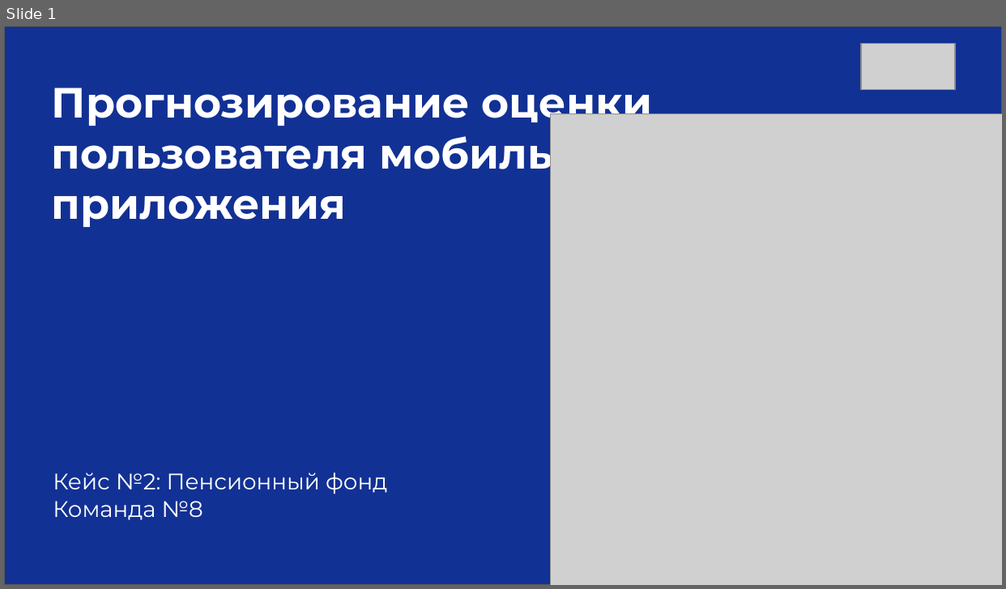
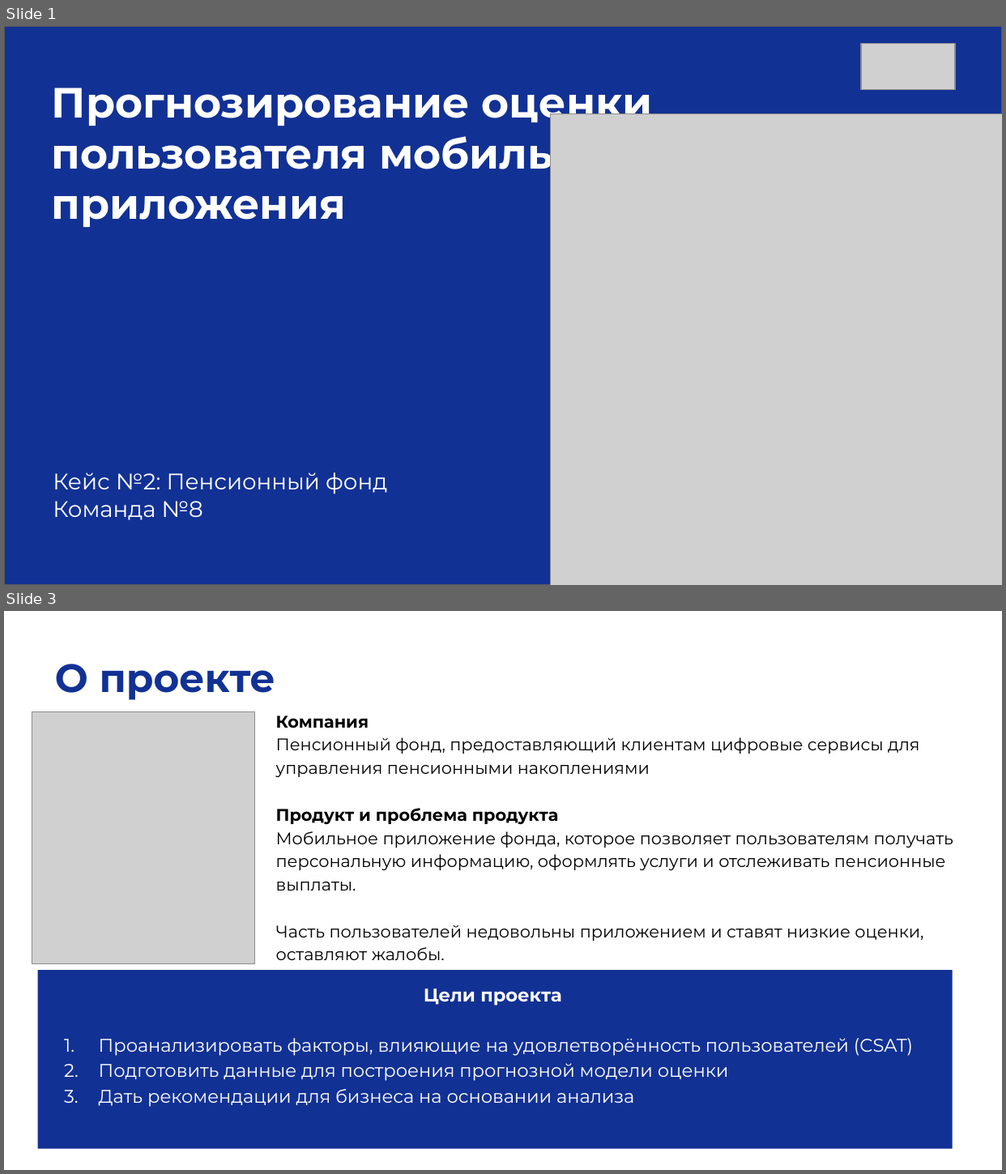
Before and after one commit to smirnoffmg/team-8-case-2, a slide deck: Презентация_CSAT_Команда8.pptx. Shown one above the other, each under a label of ours: slide 1 before the commit, slides 1 and 3 after it; the slides between them are not shown. The pictures are 1006x589 and 1006x1174 pixels, drawn with LibreOffice and Linux fonts; fonts in the diff are those of the drawing; grey boxes stand for pictures. Boxes give left, top, right and bottom in pixels: in the first picture for what was removed or moved away, otherwise in the second. Text is boxed around its words. In the diff, an @@ line names an element or a change of style, - is before the commit and + after.

```diff
--- a/Презентация_CSAT_Команда8.pptx
+++ b/Презентация_CSAT_Команда8.pptx
@@ slide 3 added at (4, 611, 1002, 1170), background #FFFFFF @@
@@ text added at (55, 664, 275, 700), 28 pt, text #123194, bold @@
+О проекте
@@ picture added at (32, 711, 254, 963) @@
@@ text added at (276, 715, 953, 960), 12 pt, text #000000 @@
+Компания
+Пенсионный фонд, предоставляющий клиентам цифровые сервисы для управления пенсионными накоплениями
+Продукт и проблема продукта
+Мобильное приложение фонда, которое позволяет пользователям получать персональную информацию, оформлять услуги и отслеживать пенсионные выплаты.
+Часть пользователей недовольны приложением и ставят низкие оценки, оставляют жалобы.
@@ rectangle added at (37, 970, 953, 1149), fill #123194, 13 pt, text #FFFFFF @@
+Цели проекта
+1. Проанализировать факторы, влияющие на удовлетворённость пользователей (CSAT)
+2. Подготовить данные для построения прогнозной модели оценки
+3. Дать рекомендации для бизнеса на основании анализа
```
Also in this commit, not shown: 4 slides changed, 11 other slides added, 3 slides removed, 1 other file.
